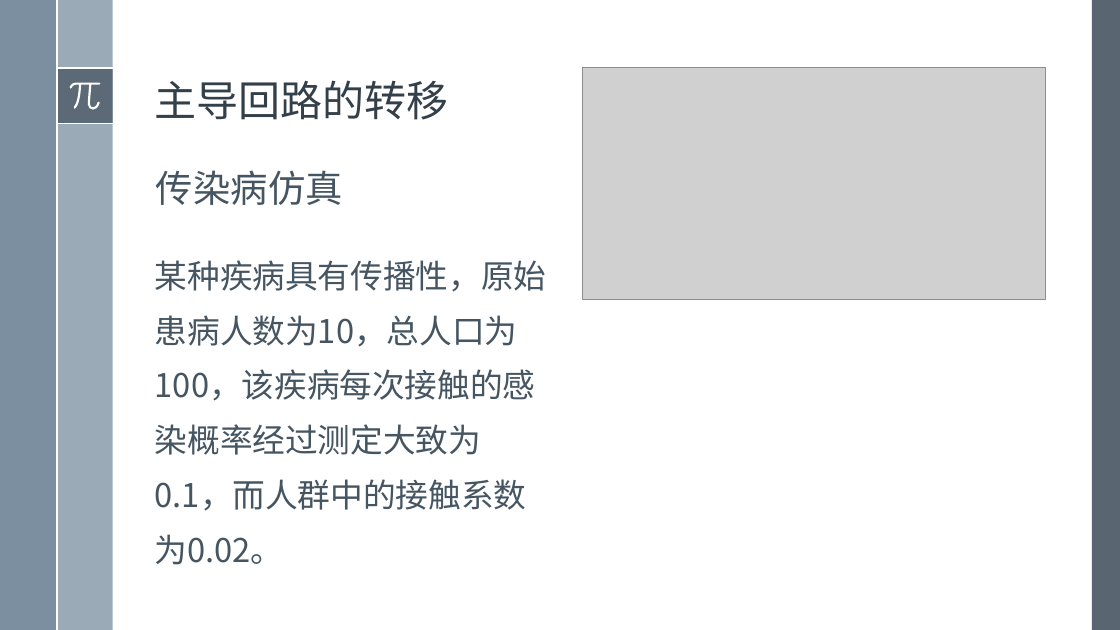
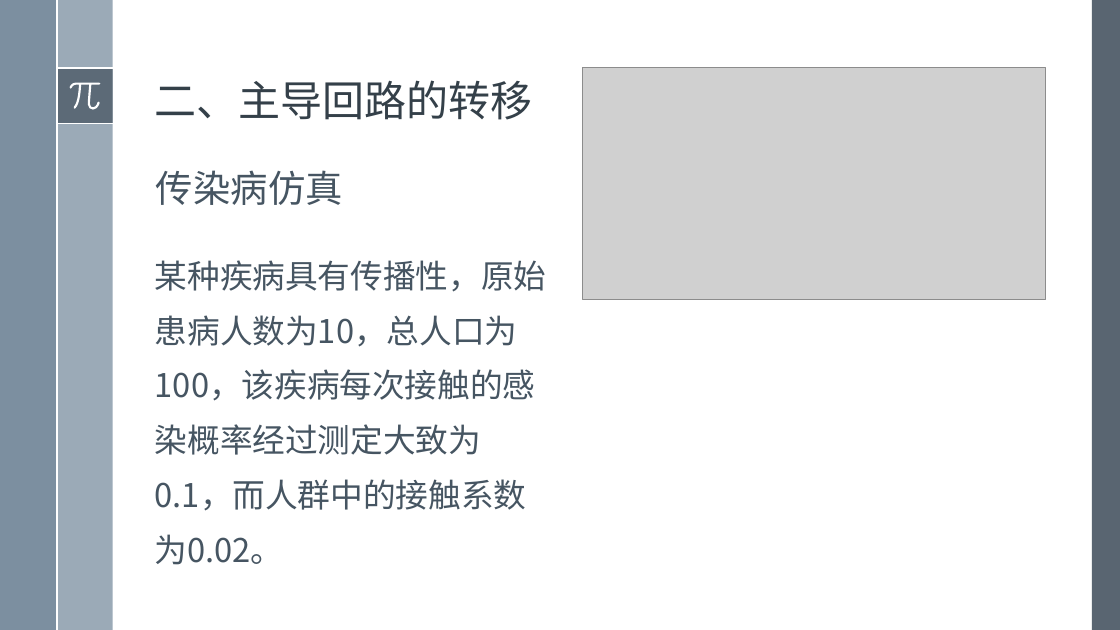
Before and after one commit to exoplanetX/SystemDynamics, a slide deck: slide 5 of 系统仿真-10- 正反馈和路径依赖（编写中）.pptx. Drawn at 1120x630 pixels with LibreOffice and Linux fonts; fonts in the diff are those of the drawing; grey boxes stand for pictures. Boxes give left, top, right and bottom in pixels: in the first picture for what was removed or moved away, otherwise in the second. Text is boxed around its words. In the diff, an @@ line names an element or a change of style, - is before the commit and + after.

```diff
--- a/系统仿真-10- 正反馈和路径依赖（编写中）.pptx
+++ b/系统仿真-10- 正反馈和路径依赖（编写中）.pptx
@@ title at [155, 80, 533, 120]: text changed @@
-主导回路的转移
+二、主导回路的转移
```
Also in this commit, not shown: 5 other slides changed, 1 slide added, 2 slides removed, 1 other file.
